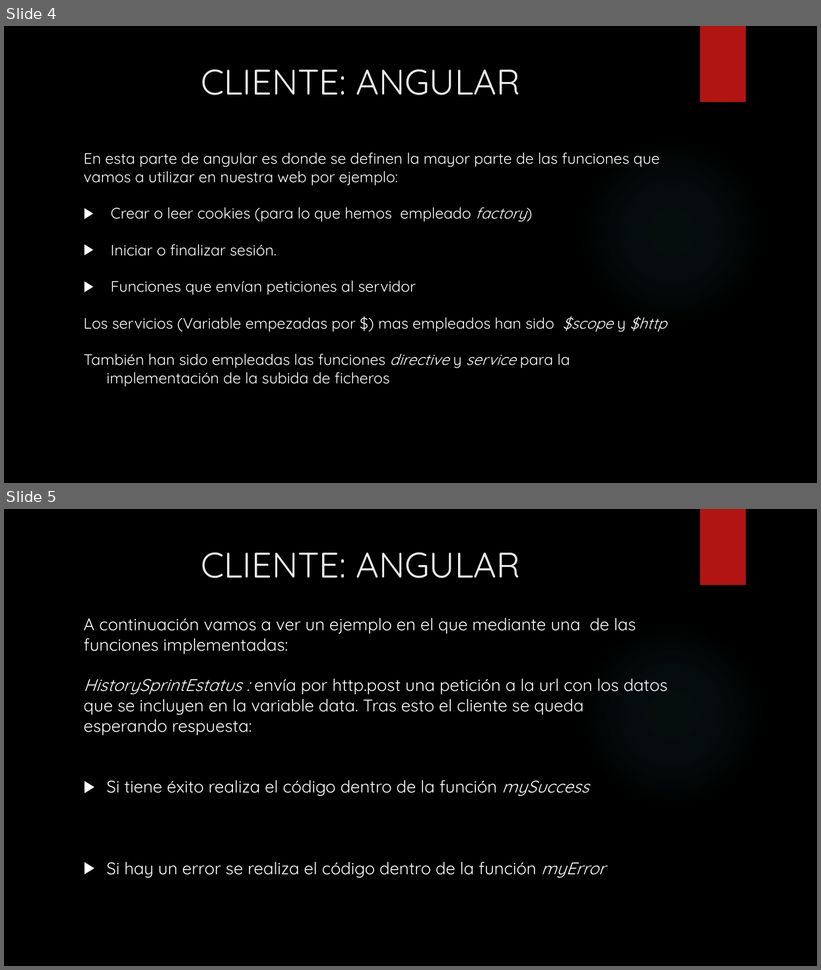
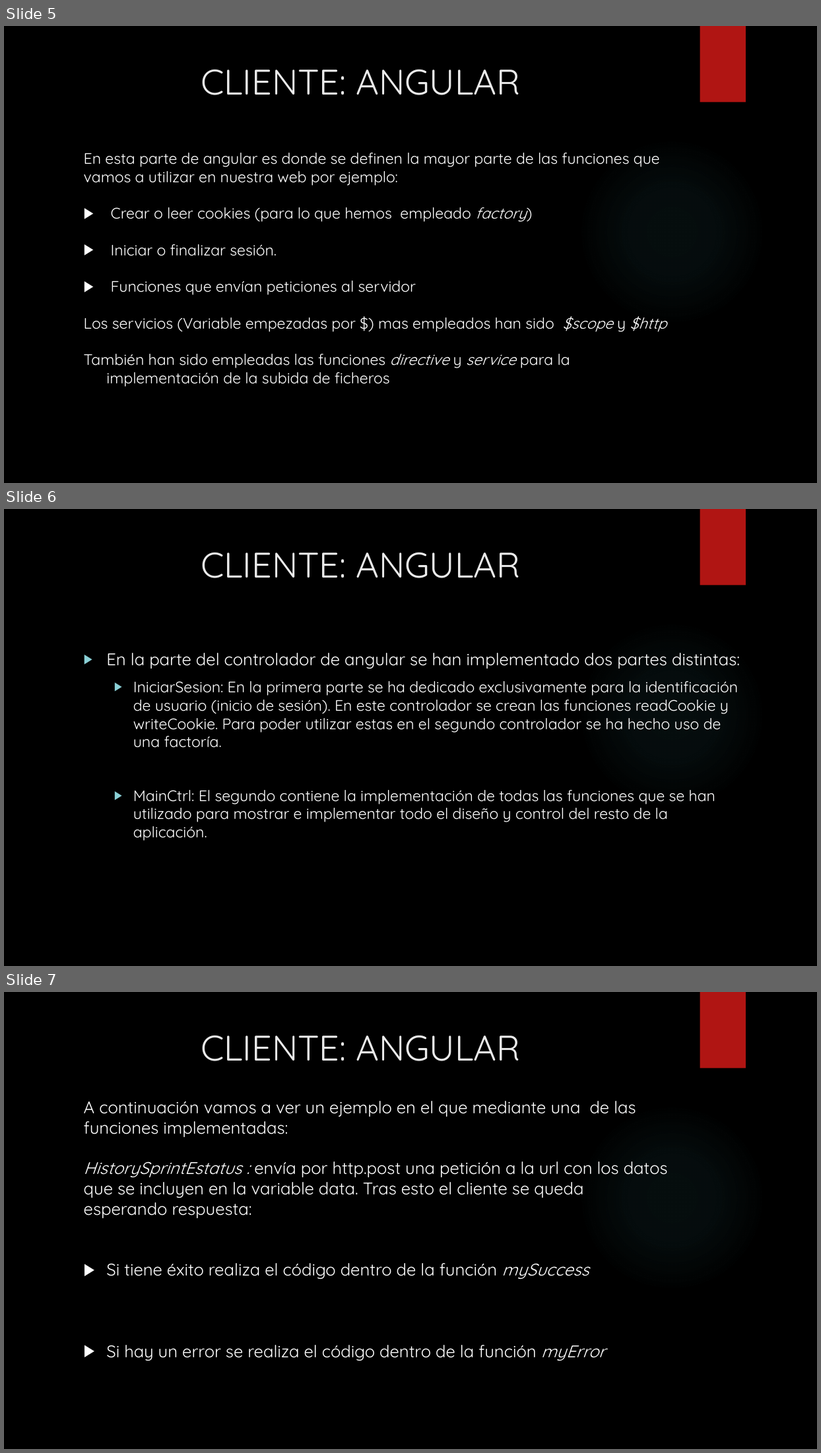
Before and after one commit to pesaura/LaboratorioTrabajo, a slide deck: LABORATORIO DE INGENIERIA.pptx. Shown one above the other, each under a label of ours: slides 4 and 5 before the commit, slides 5, 6 and 7 after it. The pictures are 821x970 and 821x1453 pixels, drawn with LibreOffice and Linux fonts; fonts in the diff are those of the drawing; background and template pictures are left out. Boxes give left, top, right and bottom in pixels: in the first picture for what was removed or moved away, otherwise in the second. Text is boxed around its words. In the diff, an @@ line names an element or a change of style, - is before the commit and + after.

```diff
--- a/LABORATORIO DE INGENIERIA.pptx
+++ b/LABORATORIO DE INGENIERIA.pptx
@@ slide 6 added at (x1=4, y1=509, x2=817, y2=966), background picture (left out); not listed: 2 template elements that a slide beside it also shows @@
@@ title added at (x1=201, y1=552, x2=521, y2=578), 42 pt, text #EBEBEB @@
+CLIENTE: ANGULAR
@@ text added at (x1=106, y1=653, x2=740, y2=841), 18 pt, text #FFFFFF @@
+▶ En la parte del controlador de angular se han implementado dos partes distintas:
+  ▶ IniciarSesion: En la primera parte se ha dedicado exclusivamente para la identificación de usuario (inicio de sesión). En este controlador se crean las funciones readCookie y writeCookie. Para poder utilizar estas en el segundo controlador se ha hecho uso de una factoría.
+  ▶ MainCtrl: El segundo contiene la implementación de todas las funciones que se han utilizado para mostrar e implementar todo el diseño y control del resto de la aplicación.
@@ what was slide 4 is now slide 5 @@
@@ what was slide 5 is now slide 7 @@
```
Also in this commit, not shown: 3 other slides added, 3 other files.
